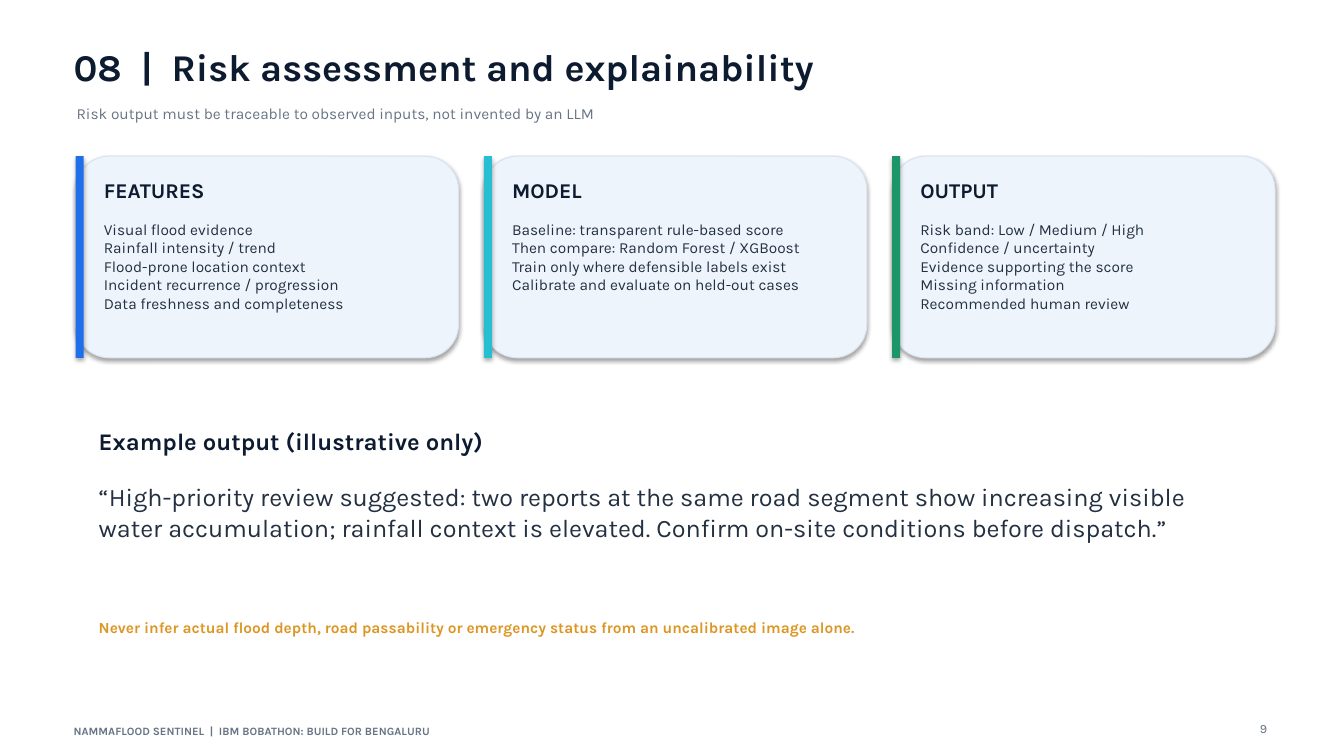
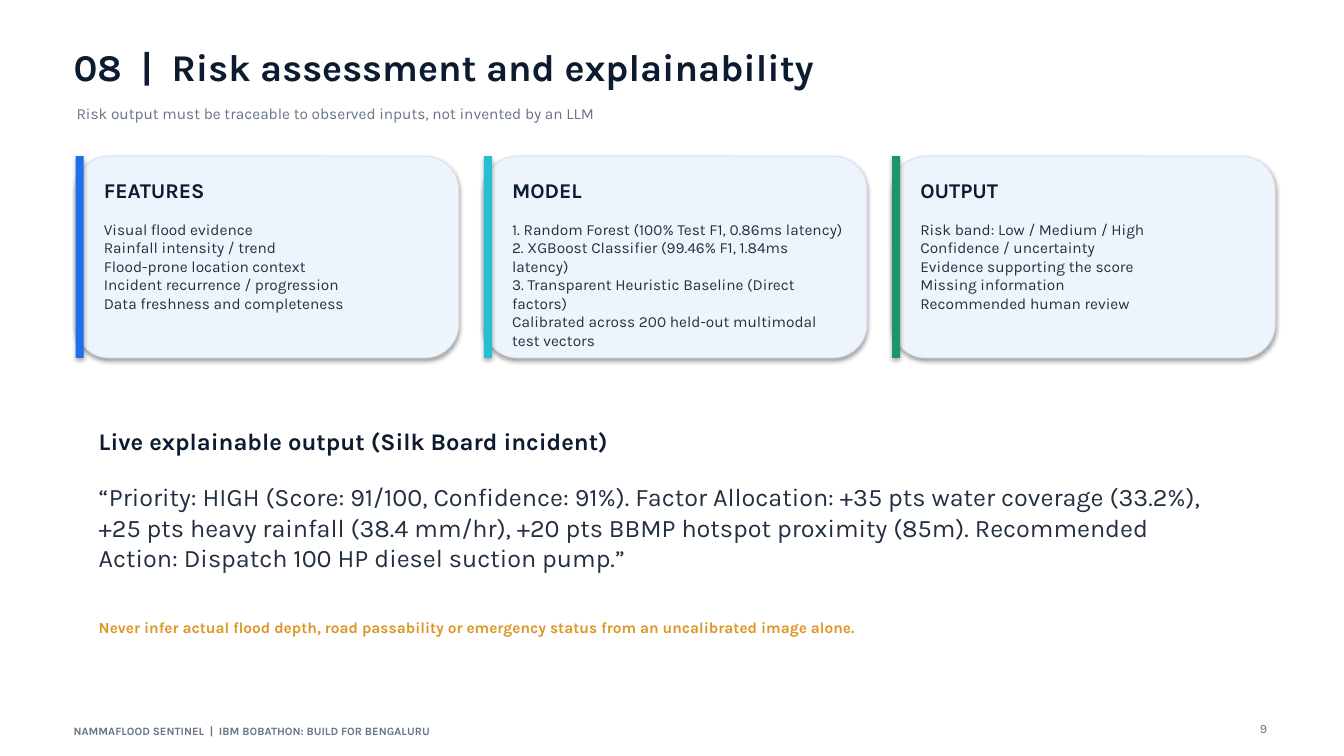
Before and after one commit to vasudev1876961/NammaFlood-Sentinel, a slide deck: slide 9 of artifacts/demo/NammaFlood_Sentinel_IBM_Bobathon_Submission.pptx. Drawn at 1344x756 pixels with LibreOffice and Linux fonts; fonts in the diff are those of the drawing. Boxes give left, top, right and bottom in pixels: in the first picture for what was removed or moved away, otherwise in the second. Text is boxed around its words. In the diff, an @@ line names an element or a change of style, - is before the commit and + after.

```diff
--- a/artifacts/demo/NammaFlood_Sentinel_IBM_Bobathon_Submission.pptx
+++ b/artifacts/demo/NammaFlood_Sentinel_IBM_Bobathon_Submission.pptx
@@ text at bbox=[512, 224, 842, 346]: text changed @@
-Baseline: transparent rule-based score
-Then compare: Random Forest / XGBoost
-Train only where defensible labels exist
-Calibrate and evaluate on held-out cases
+1. Random Forest (100% Test F1, 0.86ms latency)
+2. XGBoost Classifier (99.46% F1, 1.84ms latency)
+3. Transparent Heuristic Baseline (Direct factors)
+Calibrated across 200 held-out multimodal test vectors
@@ text at bbox=[99, 432, 608, 456]: text changed @@
-Example output (illustrative only)
+Live explainable output (Silk Board incident)
@@ text at bbox=[99, 487, 1200, 573]: text changed @@
-“High-priority review suggested: two reports at the same road segment show increasing visible water accumulation; rainfall context is elevated. Confirm on-site conditions before dispatch.”
+“Priority: HIGH (Score: 91/100, Confidence: 91%). Factor Allocation: +35 pts water coverage (33.2%), +25 pts heavy rainfall (38.4 mm/hr), +20 pts BBMP hotspot proximity (85m). Recommended Action: Dispatch 100 HP diesel suction pump.”
```
Also in this commit, not shown: 12 other slides changed.
